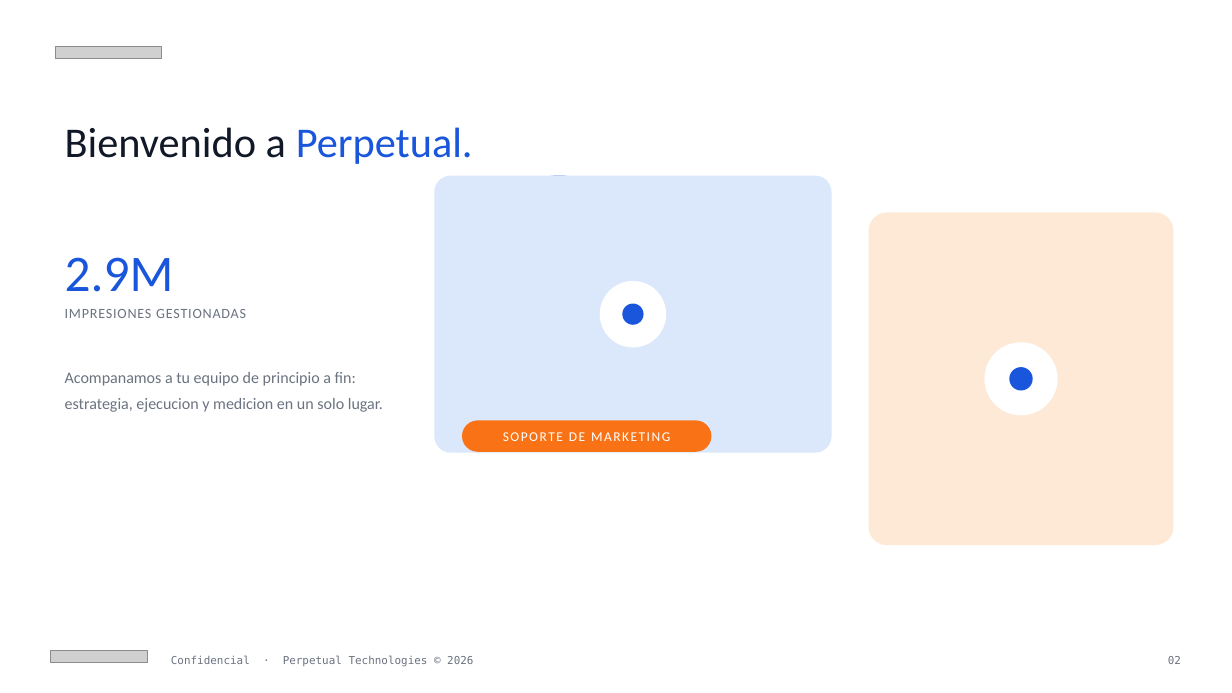
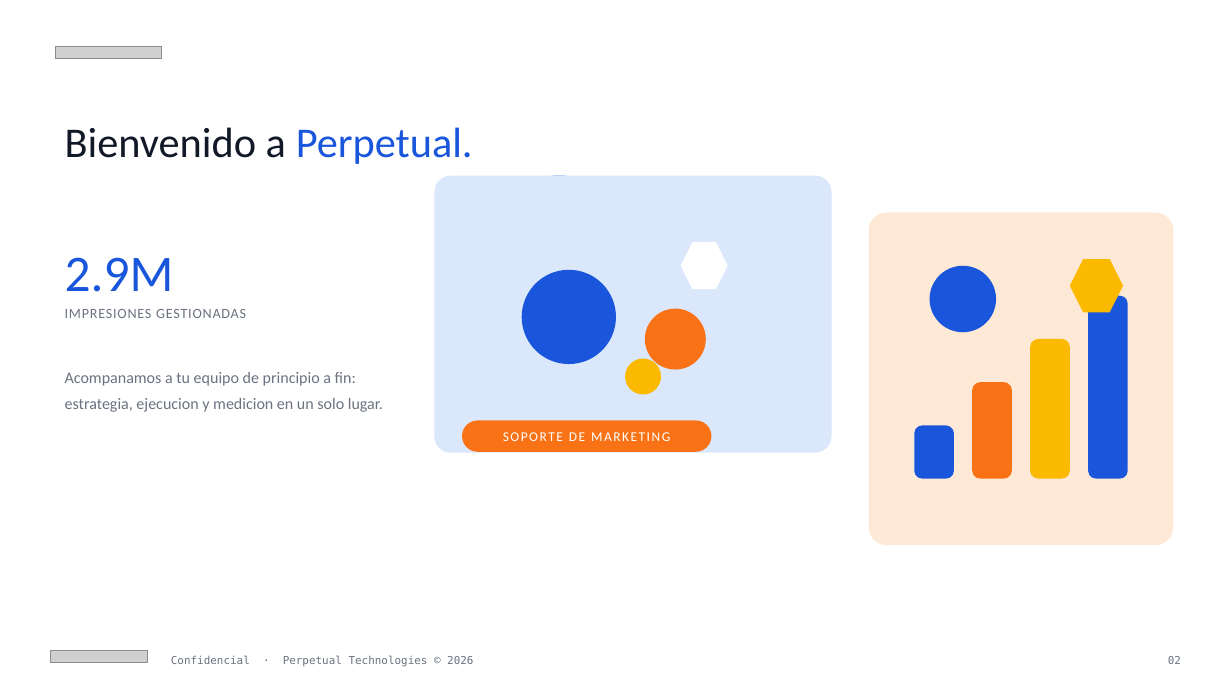
Before and after one commit to hector-perpetual/perpetual-design-system-4, a slide deck: slide 2 of dist/perpetual-marketing-template.pptx. Drawn at 1232x693 pixels with LibreOffice and Linux fonts; fonts in the diff are those of the drawing; grey boxes stand for pictures. Boxes give left, top, right and bottom in pixels: in the first picture for what was removed or moved away, otherwise in the second. Text is boxed around its words. In the diff, an @@ line names an element or a change of style, - is before the commit and + after.

```diff
--- a/dist/perpetual-marketing-template.pptx
+++ b/dist/perpetual-marketing-template.pptx
@@ hexagon added at <box>681,242,728,289</box>, fill #FFFFFF @@
@@ ellipse added at <box>930,266,996,333</box>, fill #1A56DB @@
@@ hexagon added at <box>1070,259,1124,312</box>, fill #FBB900 @@
@@ ellipse: place and size @@
-ellipse at <box>622,303,643,324</box>
+ellipse at <box>522,270,616,364</box>
@@ rounded rectangle added at <box>1089,296,1128,479</box>, fill #1A56DB @@
@@ ellipse: place and size @@
-ellipse at <box>600,281,666,348</box>
+ellipse at <box>645,309,706,370</box>
@@ ellipse at <box>645,309,706,370</box>: fill #FFFFFF to #F97316 @@
@@ ellipse added at <box>625,359,661,395</box>, fill #FBB900 @@
@@ ellipse removed at <box>984,342,1057,415</box> @@
@@ rounded rectangle added at <box>1031,339,1070,479</box>, fill #FBB900 @@
@@ rounded rectangle added at <box>972,383,1012,479</box>, fill #F97316 @@
@@ ellipse removed at <box>1009,367,1032,390</box> @@
@@ rounded rectangle added at <box>914,425,954,479</box>, fill #1A56DB @@
```
Also in this commit, not shown: 4 other slides changed, 3 other files.
